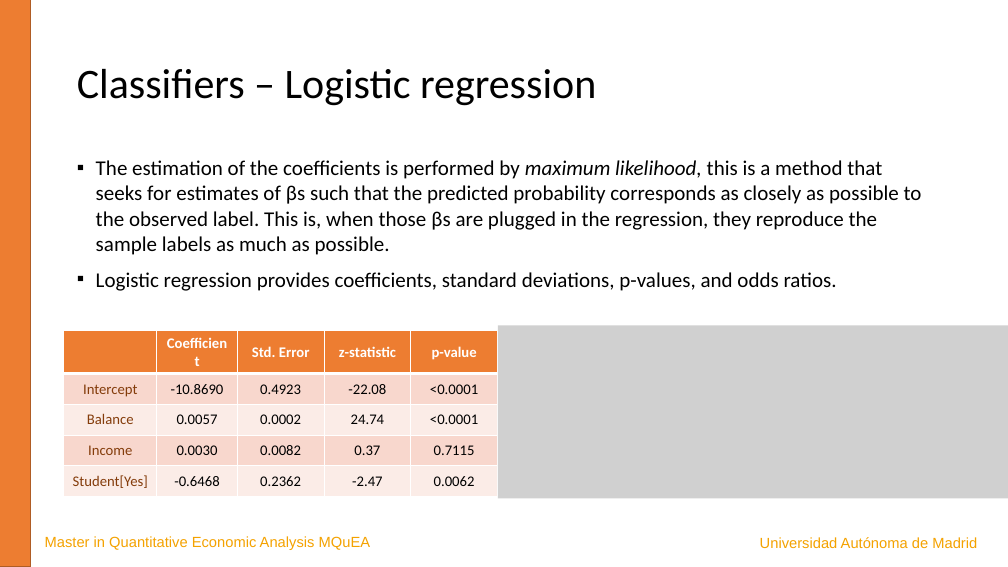
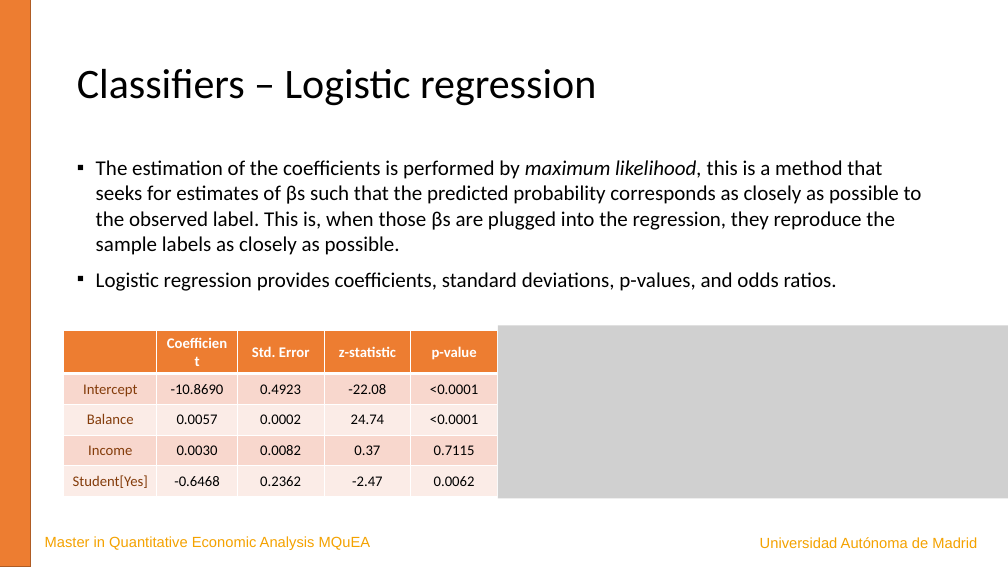
Before and after one commit to JavierBas/IMLEF-MQuEA, a slide deck: slide 6 of Course content/Slides/Topic 4 - Classification.pptx. Drawn at 1008x567 pixels with LibreOffice and Linux fonts; fonts in the diff are those of the drawing; grey boxes stand for pictures. Boxes give left, top, right and bottom in pixels: in the first picture for what was removed or moved away, otherwise in the second. Text is boxed around its words. In the diff, an @@ line names an element or a change of style, - is before the commit and + after.

```diff
--- a/Course content/Slides/Topic 4 - Classification.pptx
+++ b/Course content/Slides/Topic 4 - Classification.pptx
@@ text at bbox=[96, 160, 922, 255]: text changed @@
-▪ The estimation of the coefficients is performed by maximum likelihood, this is a method that seeks for estimates of βs such that the predicted probability corresponds as closely as possible to the observed label. This is, when those βs are plugged in the regression, they reproduce the sample labels as much as possible.
+▪ The estimation of the coefficients is performed by maximum likelihood, this is a method that seeks for estimates of βs such that the predicted probability corresponds as closely as possible to the observed label. This is, when those βs are plugged into the regression, they reproduce the sample labels as closely as possible.
```
Also in this commit, not shown: 6 other slides changed, 3 slides removed, 6 other files.
